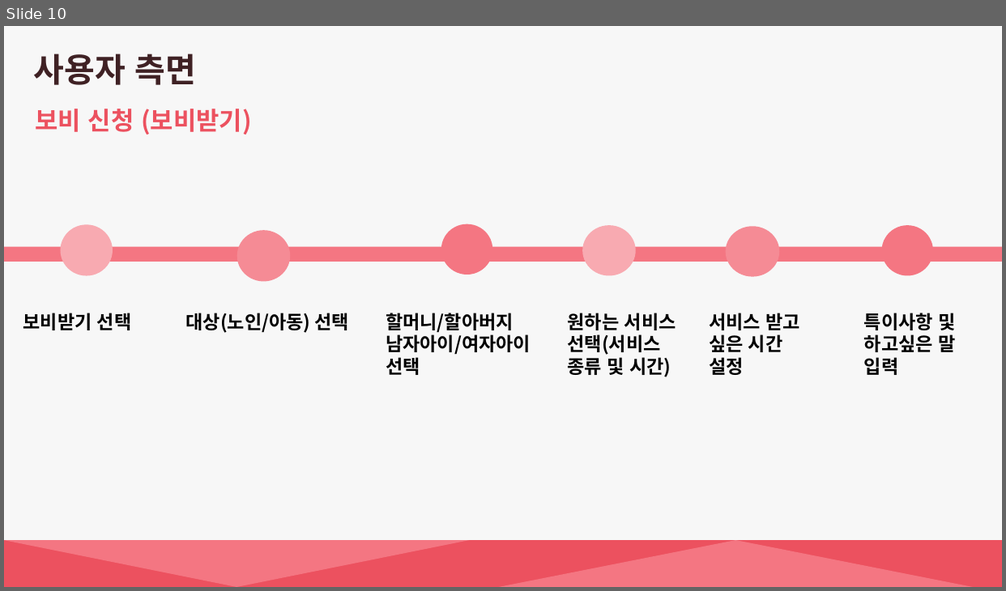
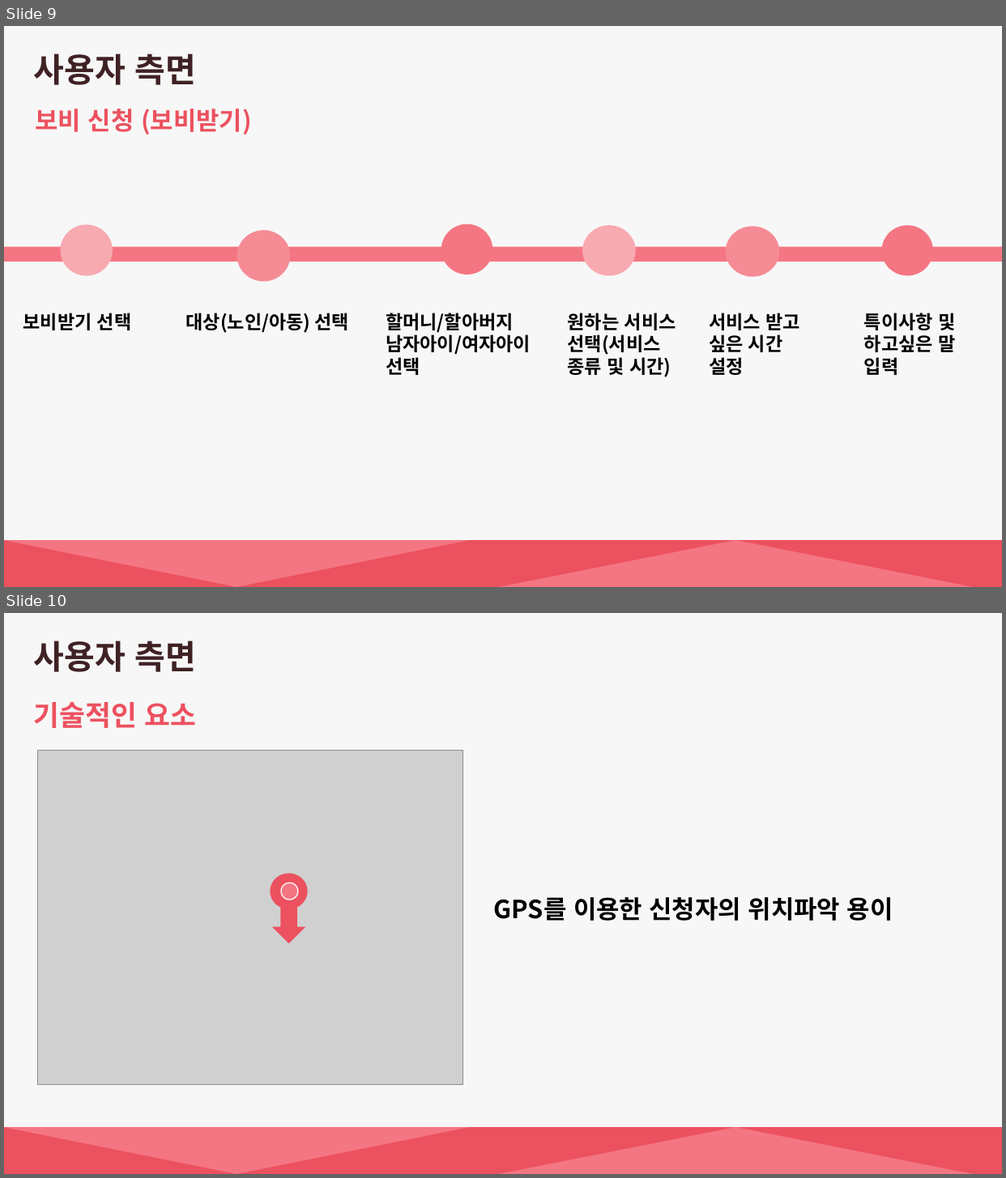
Before and after one commit to sejong10/sj_rep1, a slide deck: 언어데이터 PPT.pptx. Shown one above the other, each under a label of ours: slide 10 before the commit, slides 9 and 10 after it. The pictures are 1006x591 and 1006x1178 pixels, drawn with LibreOffice and Linux fonts; fonts in the diff are those of the drawing; grey boxes stand for pictures. Boxes give left, top, right and bottom in pixels: in the first picture for what was removed or moved away, otherwise in the second. Text is boxed around its words. In the diff, an @@ line names an element or a change of style, - is before the commit and + after.

```diff
--- a/언어데이터 PPT.pptx
+++ b/언어데이터 PPT.pptx
@@ slide 10 added at <box>4,613,1002,1174</box>, background #F7F7F7 @@
@@ text added at <box>33,641,196,672</box>, 32 pt, text #3F2124, bold @@
+사용자 측면
@@ text added at <box>33,702,197,728</box>, 27 pt, text #EC515F, bold @@
+기술적인 요소
@@ picture added at <box>38,751,463,1084</box> @@
@@ ellipse added at <box>270,874,307,909</box>, fill #EC515F @@
@@ down arrow added at <box>272,892,305,944</box>, fill #EC515F @@
@@ ellipse added at <box>281,884,298,901</box>, fill #F47682, outline #FFFFFF 1 pt @@
@@ text added at <box>494,897,893,921</box>, 24 pt, text #000000, bold @@
+GPS를 이용한 신청자의 위치파악 용이
@@ rectangle added at <box>4,1127,1002,1174</box>, fill #EC515F @@
@@ triangle added at <box>4,1127,470,1174</box>, fill #F47682 @@
@@ triangle added at <box>499,1127,973,1174</box>, fill #F47682 @@
@@ what was slide 10 is now slide 9 @@
```
Also in this commit, not shown: 3 slides changed, 2 other slides added.
